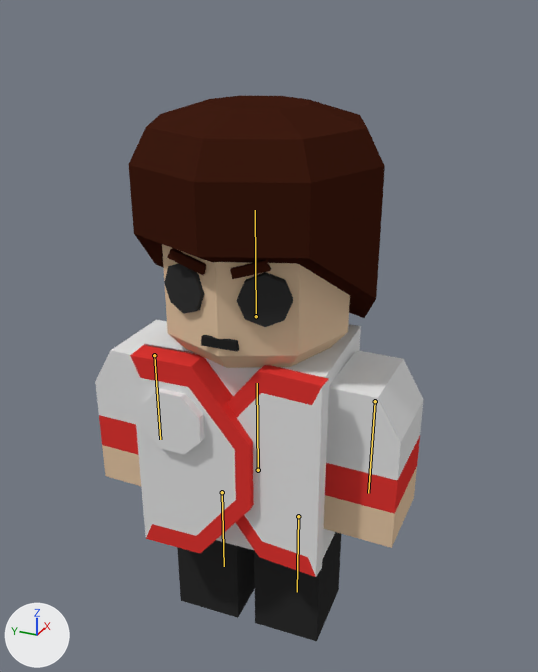
What one commit did to the Blender file Symbiosis/Assets/Models/Enemy_Red_1.blend.
Both versions are drawn from a 50 mm camera at (-1.482, -0.719, 1.666) aimed at (0.138, 0.01, 0.856). Arrows for +X, +Y and +Z are at lower left; the lights stay in place. The bones that bend it are drawn over the model as lines.

In view in the first picture: 'Arm.True.L', 'Arm.True.R', 'Body', 'Eyes', 'Hair', 'Head', 'Jacket1', 'Leg.L', 'Leg.R', 'Mouth', 'Mouth.001', 'RedLogo', 'TrueJacket'.
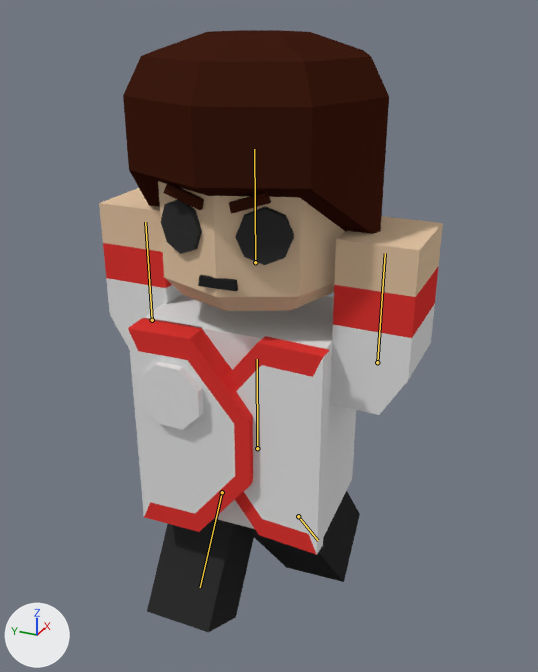
The newer file adds an action. The first version stands in its rest pose; the second is drawn at frame 15 of the action 'Player.Fear'.

Location of each change, (x1, y1, x2, y2) in pixels of the pictures (538 x 672 px):
'Hair', posed
    before: (128, 96, 385, 318)
    after: (123, 30, 389, 234)
'Arm.True.L', posed (13% wider)
    before: (324, 350, 424, 548)
    after: (330, 216, 443, 415)
'Head', posed
    before: (162, 244, 350, 368)
    after: (158, 181, 345, 311)
'Jacket1', posed
    before: (130, 344, 254, 553)
    after: (128, 317, 253, 532)
'TrueJacket', posed
    before: (227, 365, 329, 577)
    after: (226, 336, 330, 555)
'Body', posed
    before: (145, 324, 361, 559)
    after: (143, 294, 356, 537)
'Arm.True.R', posed (15% wider)
    before: (95, 320, 167, 486)
    after: (99, 188, 182, 350)
'Leg.R', posed
    before: (177, 540, 255, 618)
    after: (147, 519, 254, 633)
'Leg.L', posed
    before: (254, 532, 341, 641)
    after: (252, 491, 360, 582)
'RedLogo', posed
    before: (141, 388, 205, 455)
    after: (139, 362, 204, 430)
bone 'Bone', root to tip
    before: (258, 470) to (257, 383)
    after: (257, 448) to (257, 359)
bone 'Bone.001', root to tip
    before: (298, 516) to (297, 592)
    after: (298, 516) to (318, 540)
bone 'Bone.002', root to tip
    before: (222, 492) to (224, 566)
    after: (222, 492) to (200, 587)
bone 'Bone.003', root to tip
    before: (375, 401) to (368, 493)
    after: (377, 362) to (385, 253)
bone 'Bone.004', root to tip
    before: (256, 316) to (255, 210)
    after: (255, 262) to (254, 149)
bone 'Bone.005', root to tip
    before: (154, 355) to (160, 439)
    after: (152, 320) to (145, 222)

The change in detail:
Bone 'Bone' (bone_bone) moves from (0.0, 0.0, 0.0) to (0.0, 0.239, 0.0).
Bone 'Bone.001' (bone_bone_001) turns from (0, 0, 0) to (-38, 0, 0) degrees about its own x, y and z.
Bone 'Bone.002' (bone_bone_002) turns from (0, 0, 0) to (33, 0, 0) degrees about its own x, y and z.
Bone 'Bone.003' (bone_bone_003) moves from (0.0, 0.0, 0.0) to (0.0, -0.359, 0.0).
Bone 'Bone.003' (bone_bone_003) turns from (0, 0, 0) to (180, 0, 0) degrees about its own x, y and z.
Bone 'Bone.004' (bone_bone_004) moves from (0.0, 0.0, 0.0) to (0.0, 0.478, 0.0).
Bone 'Bone.005' (bone_bone_005) moves from (0.0, 0.0, 0.0) to (0.0, -0.359, 0.0).
Bone 'Bone.005' (bone_bone_005) turns from (0, 0, 0) to (180, 0, 0) degrees about its own x, y and z.
